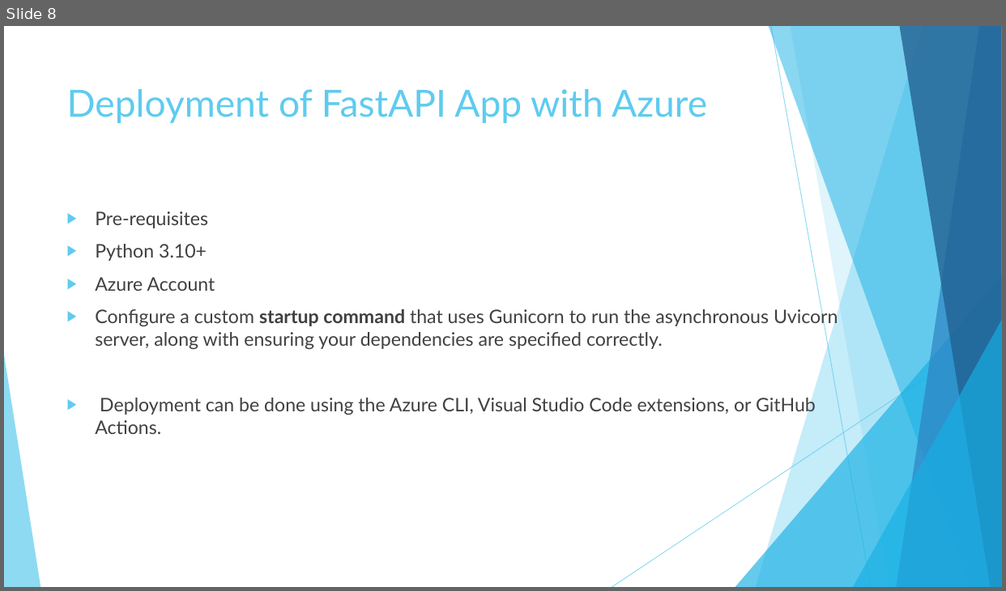
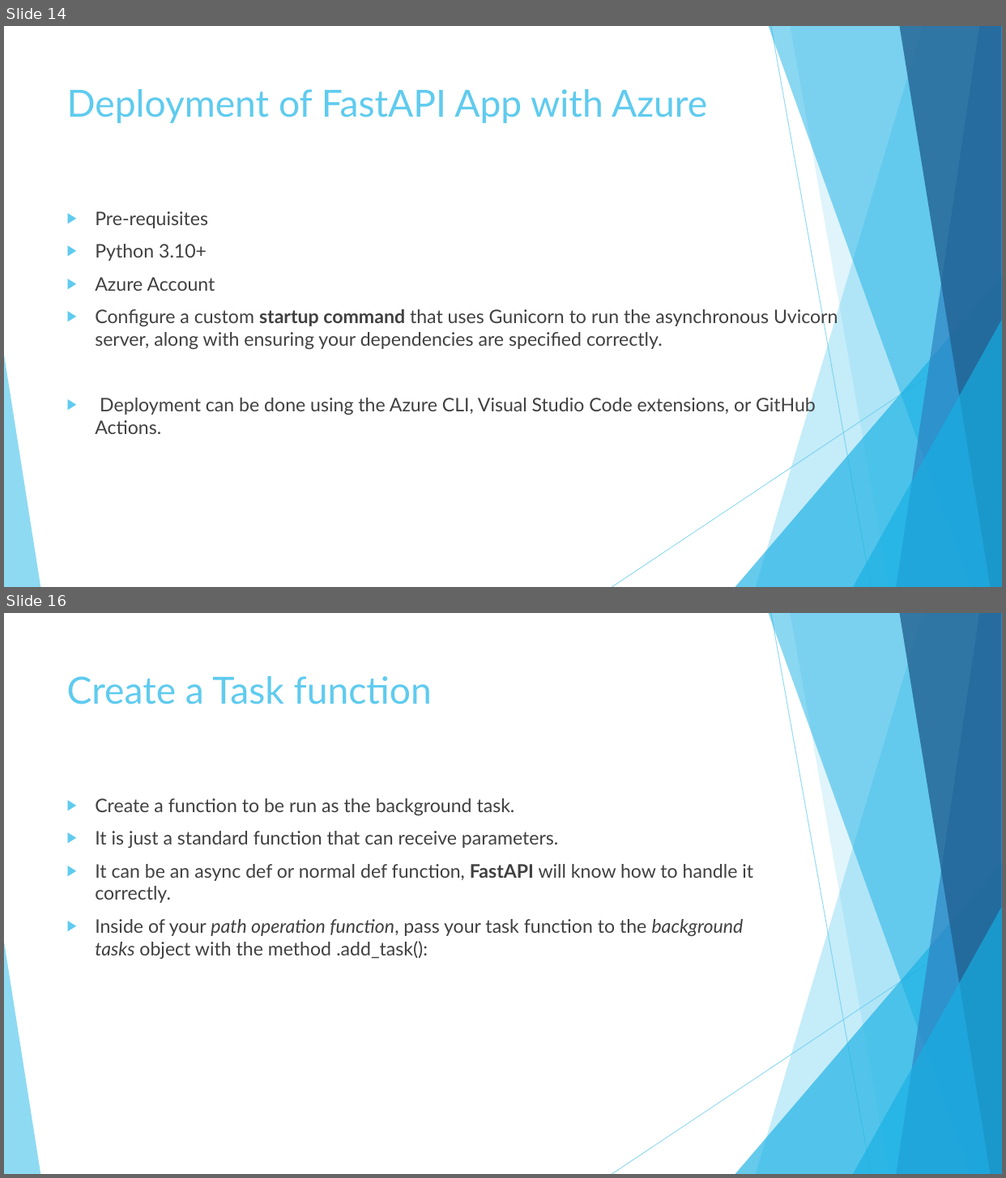
Before and after one commit to imcuteani/FastAPI-PythonAI-Development, a slide deck: Slides/Day-3/FASTAPI Development using Python on Cloud-Day3.pptx. Shown one above the other, each under a label of ours: slide 8 before the commit, slides 14 and 16 after it; the slides between them are not shown. The pictures are 1006x591 and 1006x1178 pixels, drawn with LibreOffice and Linux fonts; fonts in the diff are those of the drawing. Boxes give left, top, right and bottom in pixels: in the first picture for what was removed or moved away, otherwise in the second. Text is boxed around its words. In the diff, an @@ line names an element or a change of style, - is before the commit and + after.

```diff
--- a/Slides/Day-3/FASTAPI Development using Python on Cloud-Day3.pptx
+++ b/Slides/Day-3/FASTAPI Development using Python on Cloud-Day3.pptx
@@ slide 16 added at (x1=4, y1=613, x2=1002, y2=1174), background #FFFFFF; not listed: 10 template elements that a slide beside it also shows @@
@@ title added at (x1=67, y1=676, x2=432, y2=705), 36 pt, text #5FCBEF @@
+Create a Task function
@@ text added at (x1=95, y1=798, x2=753, y2=959), 18 pt, text #404040 @@
+▶ Create a function to be run as the background task.
+▶ It is just a standard function that can receive parameters.
+▶ It can be an async def or normal def function, FastAPI will know how to handle it correctly.
+▶ Inside of your path operation function, pass your task function to the background tasks object with the method .add_task():
@@ what was slide 8 is now slide 14 @@
```
Also in this commit, not shown: 3 slides changed, 11 other slides added, 8 other files.
